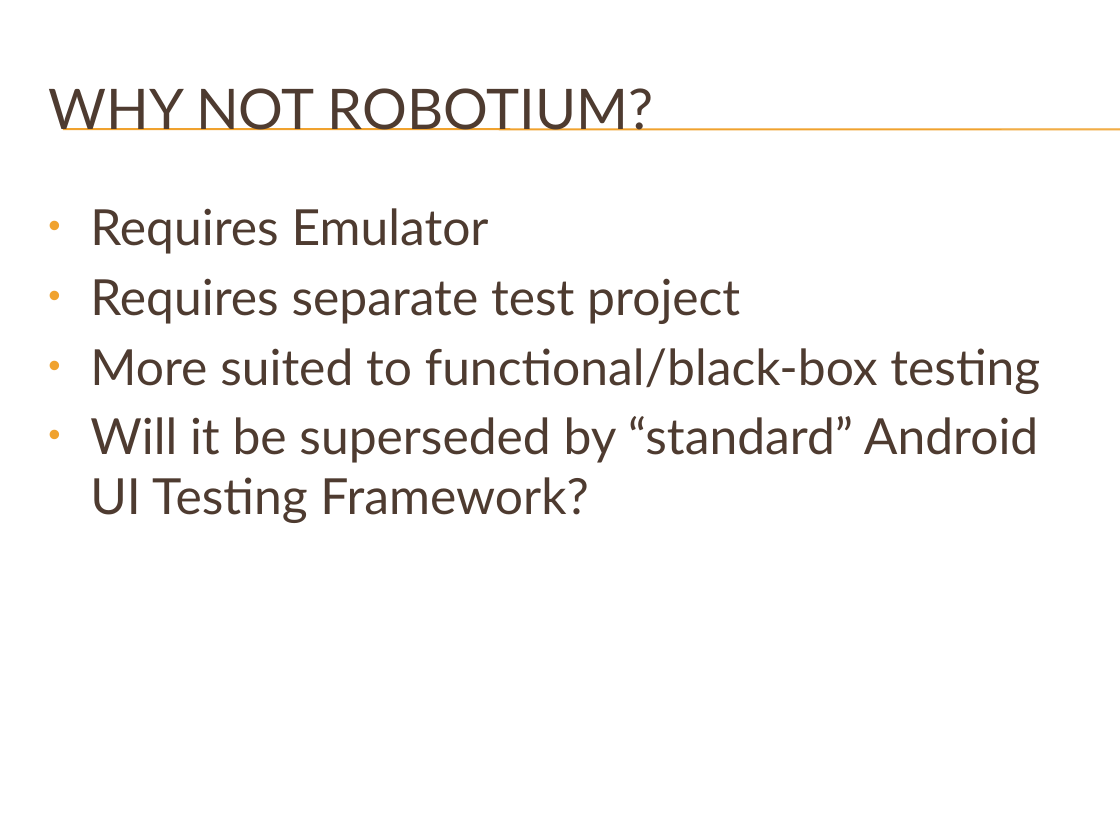
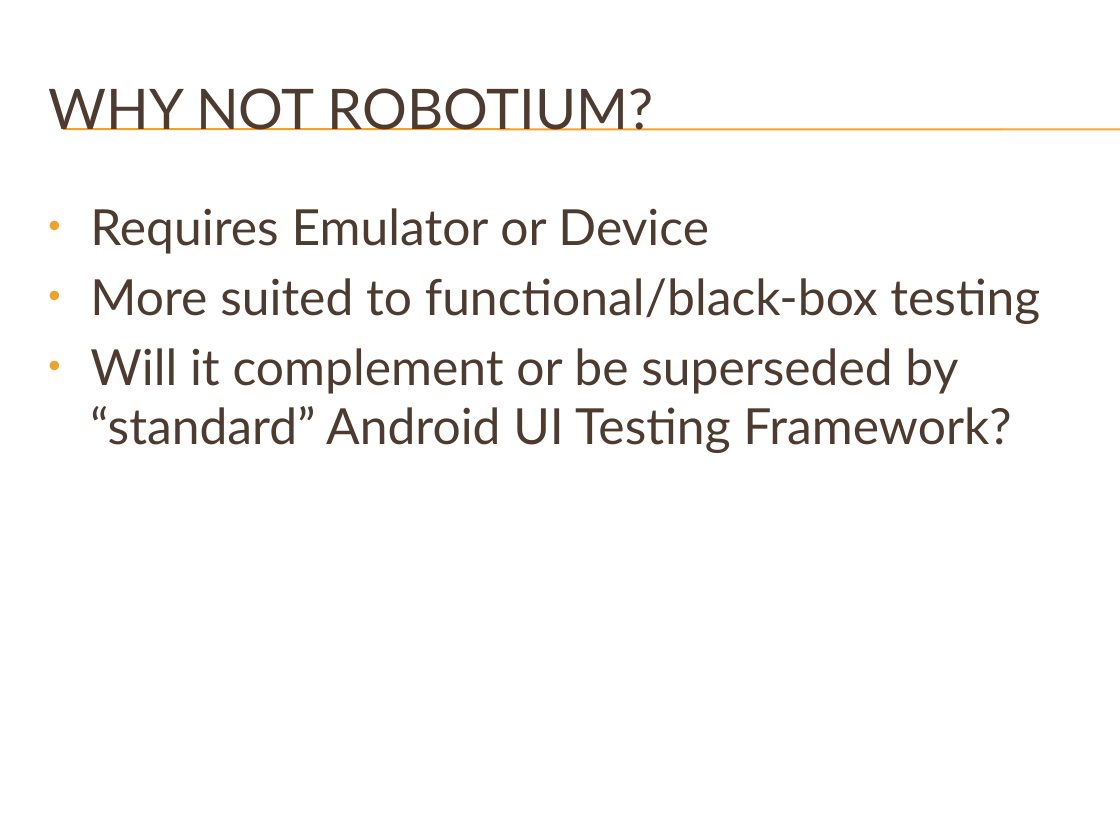
Before and after one commit to brycep/thomas, a slide deck: slide 4 of thomas-android/src/main/presentations/Unit Testing.pptx. Drawn at 1120x840 pixels with LibreOffice and Linux fonts; fonts in the diff are those of the drawing; background and template pictures are left out. Boxes give left, top, right and bottom in pixels: in the first picture for what was removed or moved away, otherwise in the second. Text is boxed around its words. In the diff, an @@ line names an element or a change of style, - is before the commit and + after.

```diff
--- a/thomas-android/src/main/presentations/Unit Testing.pptx
+++ b/thomas-android/src/main/presentations/Unit Testing.pptx
@@ text at box(90, 208, 709, 254): text changed @@
-• Requires Emulator
-• Requires separate test project
+• Requires Emulator or Device
@@ text at box(90, 348, 1011, 453): text changed @@
-• Will it be superseded by “standard” Android UI Testing Framework?
+• Will it complement or be superseded by “standard” Android UI Testing Framework?
```
Also in this commit, not shown: 6 other slides changed, 1 slide added.
